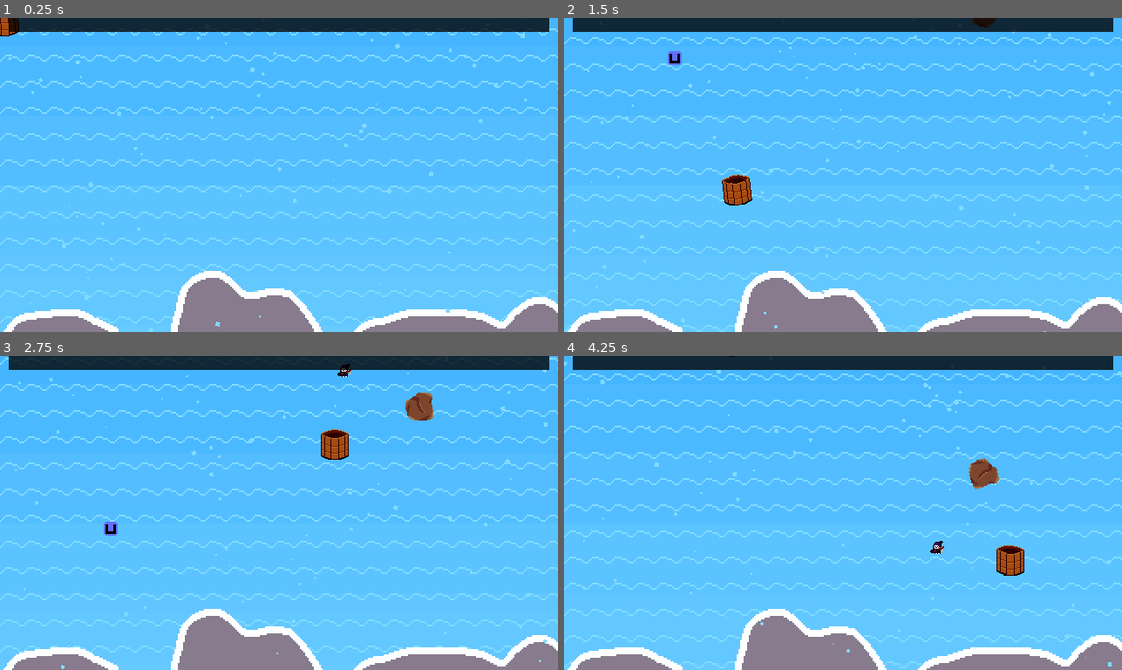
Above: before the commit, frames 1-4 (two rows, left to right).
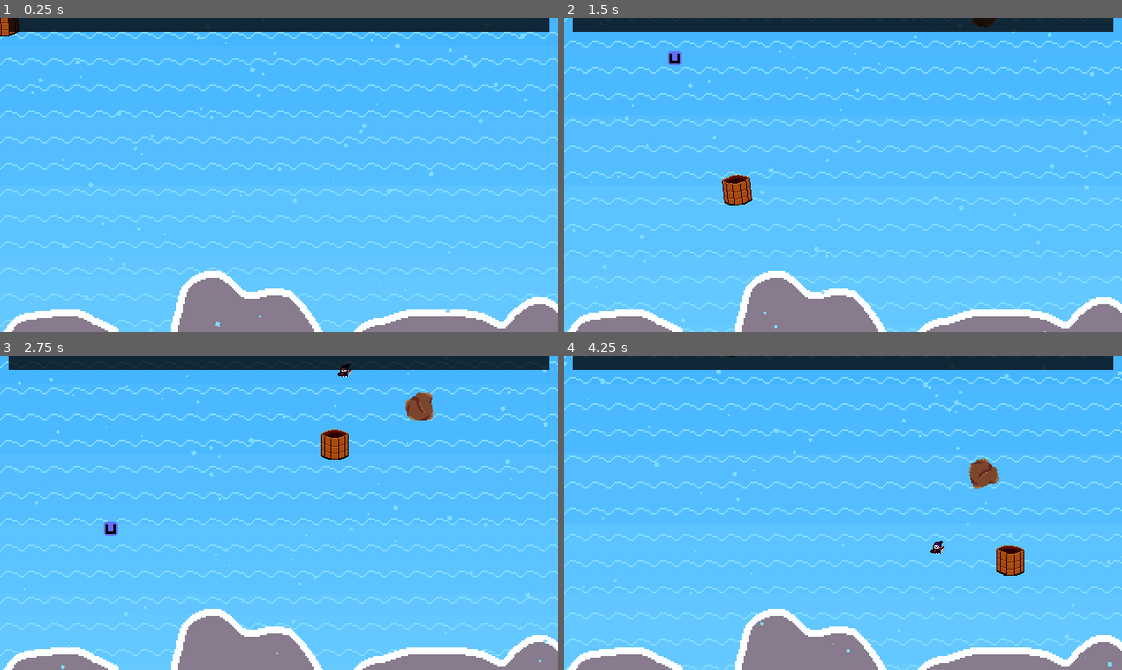
Above: after the commit, the same moments.

Repository: DissonantVoid/Project-Waterfall
Game: Godot game, scene res://scenes/game/main.tscn
Two runs of this game, one before a commit and one after it. Both use one fixed random seed, a clock stepped at 60 frames per second and the inputs below. This scene is started directly instead of the project's main scene.
Inputs (mouse positions are in pixels of both pictures, inside the frame that each line leads up to):
- Up to frame 1 (0.25 s): no input
- Up to frame 2 (1.5 s): move the mouse to (965, 159) at 0.52 s; move the mouse to (731, 190) at 1.27 s
- Up to frame 3 (2.75 s): move the mouse to (334, 443) at 2.02 s
- Up to frame 4 (4.25 s): move the mouse to (815, 575) at 2.77 s; move the mouse to (1010, 560) at 3.52 s

The runs differ from the first frame. In frame 1, 12% of the frame differs, in the area x 0-100%, y 3-99%; in frame 2, 12%, in the area x 0-100%, y 0-100%; in frame 3, 11%; in frame 4, 12%.

Commit message:
New sound and music system
- added MusicManager
- already used sounds replaced
  to the MusicManager

Diff:
--- a/project.godot
+++ b/project.godot
@@ -52,6 +52,7 @@
 
 SceneManager="*res://scenes/autoloads/scene_manager.tscn"
 Utility="*res://scenes/autoloads/utility.gd"
+MusicManager="*res://scenes/autoloads/music_manager.tscn"
 
 [display]
 
--- /dev/null
+++ b/scenes/autoloads/music_manager.gd
@@ -0,0 +1,26 @@
+extends Node
+
+#TODO music
+#var main_music = load("res://<main_music_file>")
+#var menu_music = load("res://<menu_music_file>")
+
+func _ready():
+	pass
+
+#func play_music(music : String):
+#	if music == "main":
+#		$Music.stream = main_music
+#		$Music.play()
+#	elif music == "menu":
+#		$Music.stream = menu_music
+#		$Music.play()
+
+func play_sound(sound : String):
+	if sound == "collide":
+		$CollideSound.play()
+	elif sound == "falling":
+		$FallingSound.play()
+	elif sound == "score":
+		$ScoreSound.play()
+	elif sound == "splash":
+		$SplashSound.play()
--- /dev/null
+++ b/scenes/autoloads/music_manager.tscn
@@ -0,0 +1,24 @@
+[gd_scene load_steps=6 format=2]
+
+[ext_resource path="res://scenes/autoloads/music_manager.gd" type="Script" id=1]
+[ext_resource path="res://resources/sounds/collide.wav" type="AudioStream" id=2]
+[ext_resource path="res://resources/sounds/falling.wav" type="AudioStream" id=3]
+[ext_resource path="res://resources/sounds/score.wav" type="AudioStream" id=4]
+[ext_resource path="res://resources/sounds/splash.wav" type="AudioStream" id=5]
+
+[node name="MusicManager" type="Node"]
+script = ExtResource( 1 )
+
+[node name="Music" type="AudioStreamPlayer" parent="."]
+
+[node name="CollideSound" type="AudioStreamPlayer" parent="."]
+stream = ExtResource( 2 )
+
+[node name="FallingSound" type="AudioStreamPlayer" parent="."]
+stream = ExtResource( 3 )
+
+[node name="ScoreSound" type="AudioStreamPlayer" parent="."]
+stream = ExtResource( 4 )
+
+[node name="SplashSound" type="AudioStreamPlayer" parent="."]
+stream = ExtResource( 5 )
--- a/scenes/game/main.gd
+++ b/scenes/game/main.gd
@@ -57,18 +57,18 @@
 	var instance := _character_scene.instance()
 	_chars_container.add_child(instance)
 	instance.global_position = Vector2(Utility.rng.randf_range(0, _view_width), -10)
-	$Falling.play()
+	MusicManager.play_sound("falling")
 
 	_spawn_timer.start()
 
 func _on_bucket_character_saved():
 	_increment_points(_levels_rules[_current_level]["points_per_catch"])
-	$Bucket/Score.play()
+	MusicManager.play_sound("score")
 
 func _on_bucket_hit_hazard():
 	_increment_points(_levels_rules[_current_level]["hazard_hit_points"])
 	_camera.shake(_camera.ShakeLevel.low)
-	$Bucket/Collide.play()
+	MusicManager.play_sound("collide")
 
 func _on_bucket_powerup_finished():
 	_powerups_spawner.bucket_powerup_finished()
@@ -77,7 +77,7 @@
 	if body is Character:
 		body.queue_free()
 		_increment_points(_levels_rules[_current_level]["points_per_miss"])
-		$Splash.play()
+		MusicManager.play_sound("splash")
 
 func _increment_points(value : float):
 	_current_progress = clamp(_current_progress + value, 0, _points_to_win)
--- a/scenes/game/main.tscn
+++ b/scenes/game/main.tscn
@@ -12,10 +12,6 @@
 [ext_resource path="res://scenes/objects/game_camera.gd" type="Script" id=10]
 [ext_resource path="res://scenes/unused/progress_bar.tscn" type="PackedScene" id=11]
 [ext_resource path="res://resources/textures/progress_bar.png" type="Texture" id=12]
-[ext_resource path="res://resources/sounds/score.wav" type="AudioStream" id=13]
-[ext_resource path="res://resources/sounds/collide.wav" type="AudioStream" id=14]
-[ext_resource path="res://resources/sounds/falling.wav" type="AudioStream" id=15]
-[ext_resource path="res://resources/sounds/splash.wav" type="AudioStream" id=16]
 [ext_resource path="res://scenes/objects/powerups_spawner.gd" type="Script" id=17]
 
 [sub_resource type="StyleBoxFlat" id=8]
@@ -200,7 +196,7 @@
 position = Vector2( 320, 180 )
 scale = Vector2( 2, 2 )
 frames = SubResource( 31 )
-frame = 6
+frame = 8
 playing = true
 
 [node name="GameCamera" type="Camera2D" parent="."]
@@ -258,14 +254,6 @@
 [node name="CollisionShape2D" type="CollisionShape2D" parent="Bucket/DetectionArea"]
 shape = SubResource( 12 )
 
-[node name="Score" type="AudioStreamPlayer" parent="Bucket"]
-stream = ExtResource( 13 )
-volume_db = 1.748
-
-[node name="Collide" type="AudioStreamPlayer" parent="Bucket"]
-stream = ExtResource( 14 )
-volume_db = 1.748
-
 [node name="Characters" type="Node2D" parent="."]
 
 [node name="Spawners" type="Node2D" parent="."]
@@ -325,14 +313,6 @@
 
 [node name="SpawnTimer" type="Timer" parent="Timers"]
 one_shot = true
-
-[node name="Falling" type="AudioStreamPlayer" parent="."]
-stream = ExtResource( 15 )
-volume_db = 0.874
-
-[node name="Splash" type="AudioStreamPlayer" parent="."]
-stream = ExtResource( 16 )
-volume_db = 1.748
 
 [connection signal="timeout" from="GameCamera/ShakeTimer" to="GameCamera" method="_on_shake_timeout"]
 [connection signal="body_entered" from="Bucket/InsideArea" to="Bucket" method="_on_body_entered_inside_area"]
Not shown: 1 places in scenes/game/main.tscn that only renumber resources
